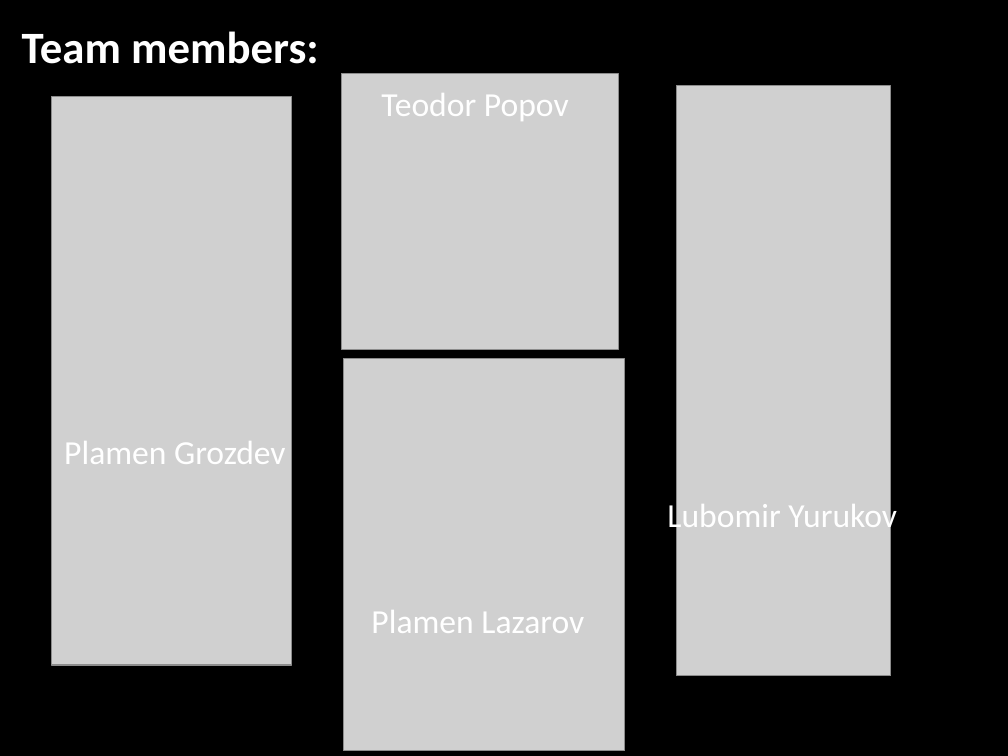
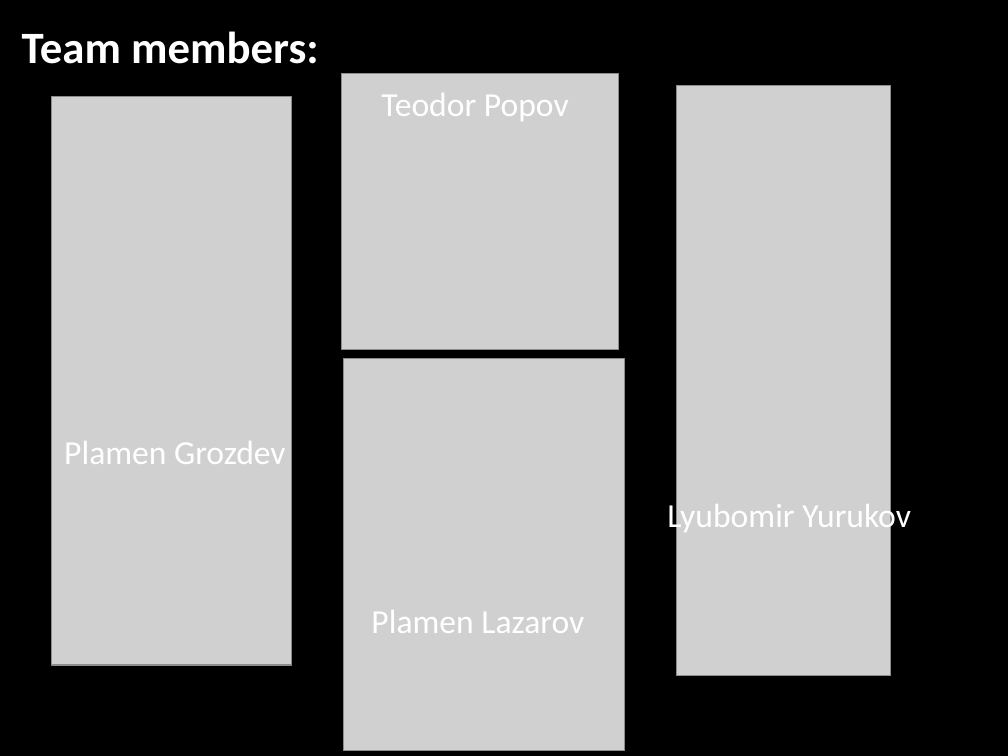
Before and after one commit to TeodorPopoff/HTML-Team-Project, a slide deck: slide 2 of Dark Powder Blue.pptx. Drawn at 1008x756 pixels with LibreOffice and Linux fonts; fonts in the diff are those of the drawing; grey boxes stand for pictures; background and template pictures are left out. Boxes give left, top, right and bottom in pixels: in the first picture for what was removed or moved away, otherwise in the second. Text is boxed around its words. In the diff, an @@ line names an element or a change of style, - is before the commit and + after.

```diff
--- a/Dark Powder Blue.pptx
+++ b/Dark Powder Blue.pptx
@@ text at (667, 500, 911, 536): text changed @@
-Lubomir Yurukov
+Lyubomir Yurukov
```
Also in this commit, not shown: 1 other slide changed.
